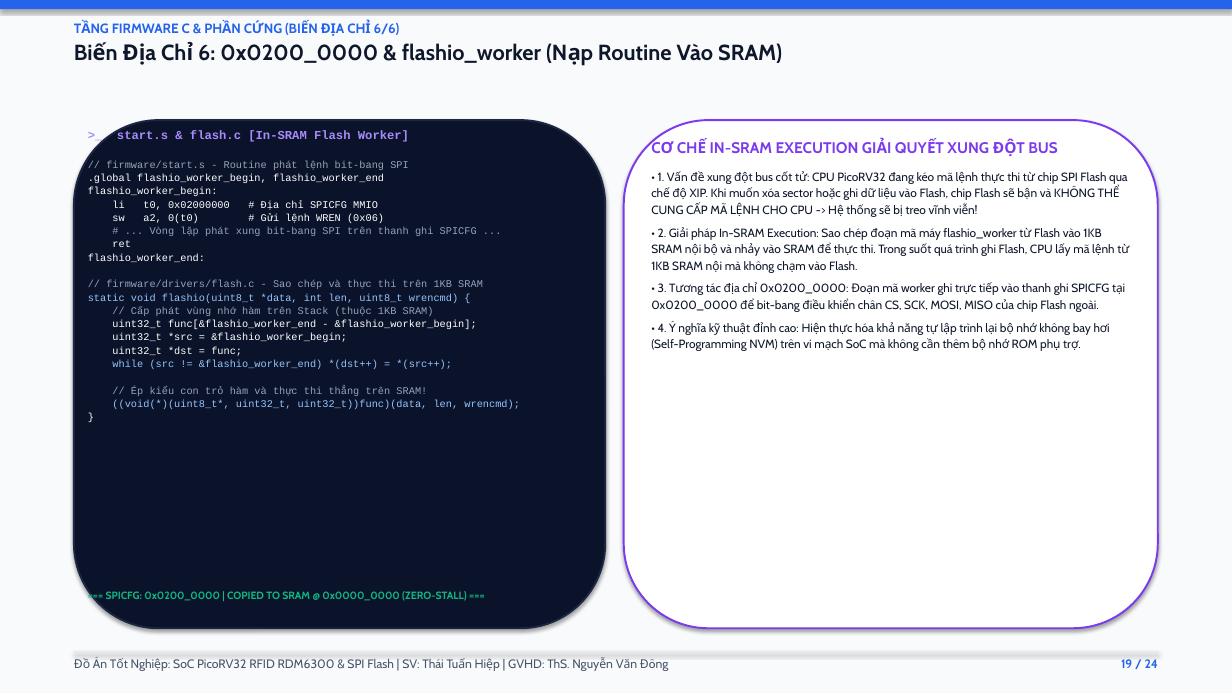
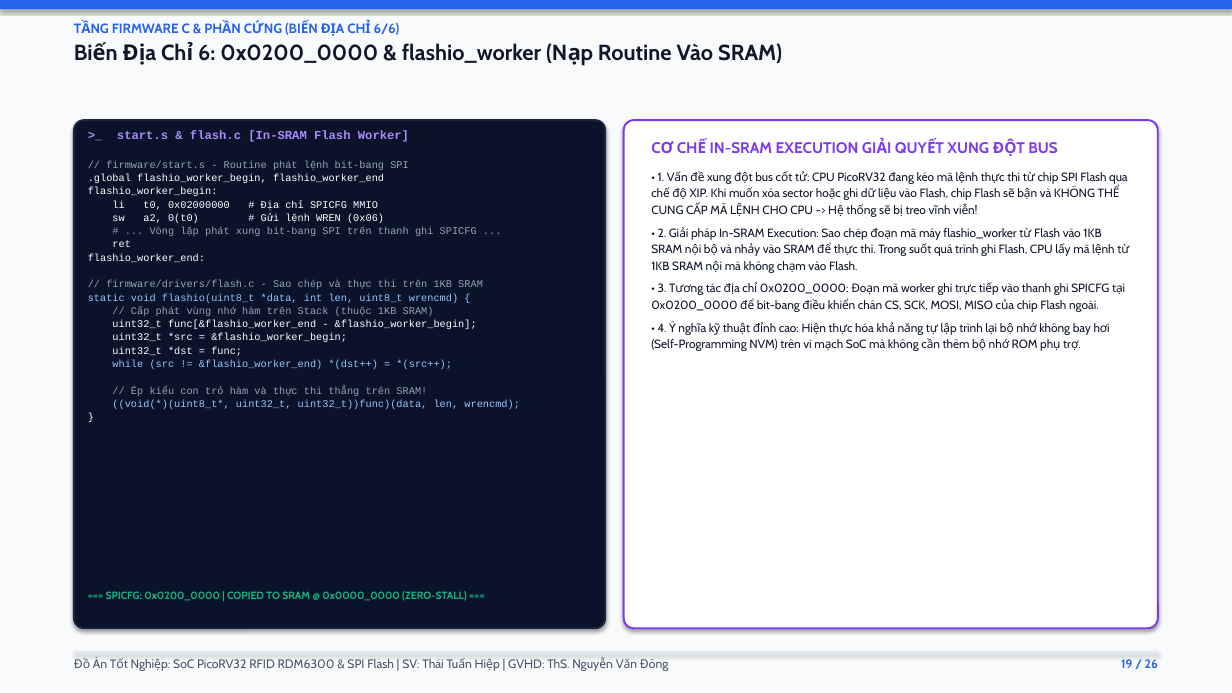
Before and after one commit to thaituanhiep/uart-fifo-rfid-asic, a slide deck: slide 19 of rdm6300-picorv32-rom-data/document/Bao_Cao_Do_An_RDM6300_PicoRV32_SoC.pptx. Drawn at 1232x693 pixels with LibreOffice and Linux fonts; fonts in the diff are those of the drawing. Boxes give left, top, right and bottom in pixels: in the first picture for what was removed or moved away, otherwise in the second. Text is boxed around its words. In the diff, an @@ line names an element or a change of style, - is before the commit and + after.

```diff
--- a/rdm6300-picorv32-rom-data/document/Bao_Cao_Do_An_RDM6300_PicoRV32_SoC.pptx
+++ b/rdm6300-picorv32-rom-data/document/Bao_Cao_Do_An_RDM6300_PicoRV32_SoC.pptx
@@ rounded rectangle at (74, 120, 605, 628): proportions changed @@
@@ rounded rectangle at (624, 120, 1158, 628): proportions changed @@
@@ text at (1121, 659, 1158, 668): text changed @@
-19 / 24
+19 / 26
```
Also in this commit, not shown: 19 other slides changed, 4 slides added, 2 slides removed, 33 other files.
